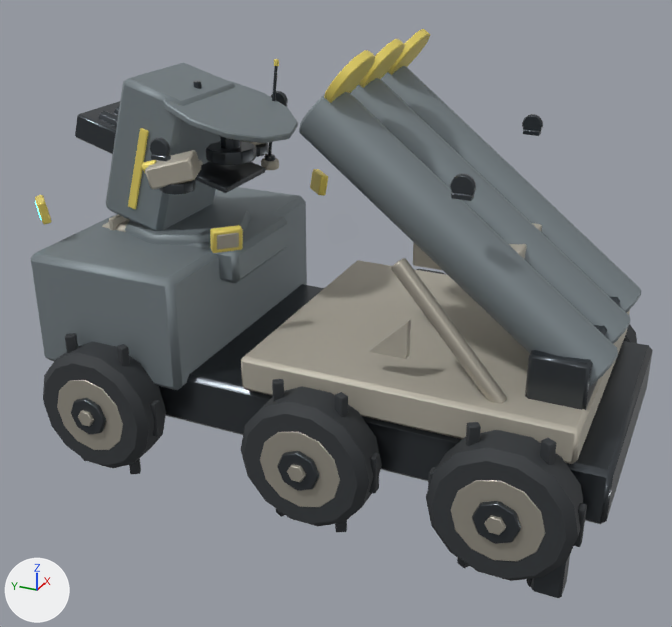
What one commit did to the FBX model unity/RogueCommandAssetAuthoring/Assets/RogueCommandExpansionSample/Models/SkyguardSAM.fbx.
One viewpoint serves both versions: a 50 mm camera at (-4.99, -2.12, 3.43) aimed at (-0.16, 0.05, 1.01). The axes (+X, +Y, +Z) are drawn at lower left. The lights are the same throughout. The picture after the commit comes second.

In view in the first picture: 'SkyguardSAM_Batch_Gunmetal', 'SkyguardSAM_Batch_LightArmor', 'SkyguardSAM_Batch_PrimaryArmor', 'SkyguardSAM_Batch_Tread', 'SkyguardSAM_Batch_Warning', 'SkyguardSAM_Batch_WheelRim'.
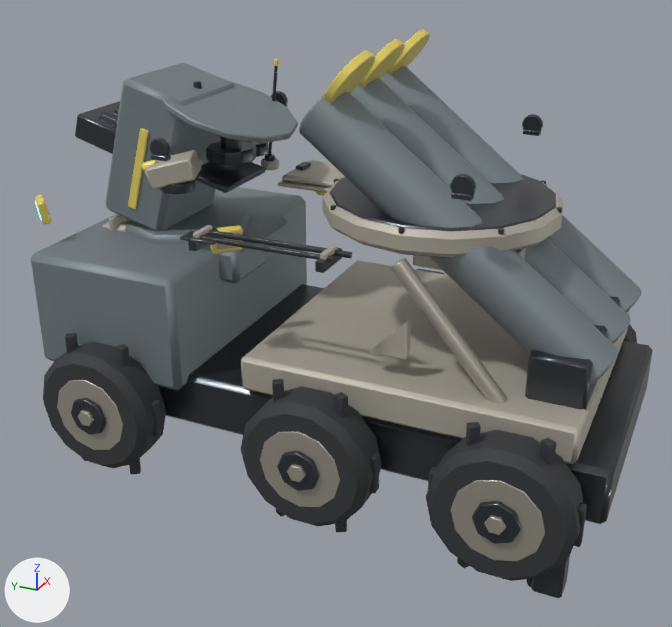
Diff of the bpy script that builds the scene:
```diff
--- a/unity/RogueCommandAssetAuthoring/Assets/RogueCommandExpansionSample/Models/SkyguardSAM.fbx.py
+++ b/unity/RogueCommandAssetAuthoring/Assets/RogueCommandExpansionSample/Models/SkyguardSAM.fbx.py
@@ me_cube_081 @@
-me_cube_081.from_pydata(...)  # 684 vertices, 718 faces; spans x -0.86..0.86, y -0.98..2.5, z -0.43..1.14
+me_cube_081.from_pydata(...)  # 892 vertices, 924 faces; spans x -0.95..0.86, y -0.98..2.5, z -0.43..1.14
+# me_cube_081 part 1: the loose piece of 24 vertices spanning x -0.86..0.86, y -0.98..0.98, z -0.11..0.11 is copied, and the copy is scaled about its middle by (0.0866, 0.0162, 0.165), then moved by (-0.88, 0.39, 0.85); it spans x -0.95..-0.81, y 0.37..0.41, z 0.83..0.87
+# me_cube_081 part 2: the loose piece of 24 vertices spanning x -0.31..0.31, y 1.96..2.33, z 0.28..0.58 is copied, and the copy is scaled about its middle by (0.251, 0.0991, 0.133), then moved by (-0.88, -0.99, 0.42); it spans x -0.95..-0.81, y 1.13..1.17, z 0.83..0.87
+# me_cube_081 part 3: a new loose piece of 64 vertices spanning x -0.69..0.69, y -0.62..0.76, z 0.82..0.96, in mat_skyguardsam_lightarmor (grey #b8b3a6)
+# me_cube_081 part 4: a new loose piece of 24 vertices spanning x 0.15..0.61, y 0.71..1.23, z 0.82..0.84, in mat_skyguardsam_lightarmor (grey #b8b3a6)
+# me_cube_081 part 5: a new loose piece of 24 vertices spanning x 0.17..0.59, y 0.73..1.21, z 0.84..0.89, in mat_skyguardsam_lightarmor (grey #b8b3a6)
+# other edits to the shape of me_cube_081 do not show in these pictures
 me_cube_081.materials.append(mat_skyguardsam_lightarmor)
@@ me_cylinder_092 @@
-me_cylinder_092.from_pydata(...)  # 2472 vertices, 2590 faces; spans x -0.02..2.26, y -0.5..3.16, z -0.44..1.92
+me_cylinder_092.from_pydata(...)  # 3124 vertices, 3262 faces; spans x -0.02..2.26, y -0.5..3.16, z -0.44..1.92
+# me_cylinder_092 part 6: the loose piece of 24 vertices spanning x 0.37..0.43, y 2.1..2.21, z 1.54..1.57 is copied, and the copy is scaled about its middle by (2.46, 0.551, 0.765), then moved by (1.1, -0.35, -0.29); it spans x 1.44..1.56, y 1.78..1.84, z 1.26..1.28
+# me_cylinder_092 part 7: the loose piece of 24 vertices spanning x 0.47..1.77, y -0.3..0.01, z 0.44..0.74 is copied, and the copy is scaled about its middle by (0.176, 0.152, 0.2), then moved by (-0.88, 1.19, 0.59); it spans x 0.13..0.36, y 1.02..1.07, z 1.14..1.2
+# me_cylinder_092 part 8: the loose piece of 48 vertices spanning x 1.06..1.18, y 2.06..2.19, z 1.44..1.66 is copied, and the copy is multiplied about its middle by the matrix ((0.239, 0.0, 0.0), (0.0, 0.0, -3.905), (0.0, 0.239, 0.0)), then moved by (-0.92, -0.7, -0.35); it spans x 0.18..0.21, y 1.01..1.84, z 1.18..1.22
+# me_cylinder_092 part 9: the loose piece of 24 vertices spanning x 0.37..0.43, y 2.1..2.21, z 1.54..1.57 is copied, and the copy is scaled about its middle by (2.29, 2.1, 0.6), then moved by (-0.2, -0.37, -0.36); it spans x 0.14..0.25, y 1.68..1.89, z 1.19..1.21
+# me_cylinder_092 part 10: the loose piece of 48 vertices spanning x 0.24..2.0, y 1.14..1.25, z -0.11..-0.01 is copied, and the copy is turned -90 degrees about the z axis through its middle and scaled by 0.498, then moved by (-0.83, 0.18, 1.26); it spans x 0.27..0.31, y 0.94..1.81, z 1.18..1.22
+# me_cylinder_092 part 11: a new loose piece of 64 vertices spanning x 0.47..1.77, y 0.07..1.38, z 1.17..1.34, in mat_skyguardsam_gunmetal (dark grey #4b5055)
+# me_cylinder_092 part 12: a new loose piece of 24 vertices spanning x 0.13..0.36, y 1.78..1.83, z 1.14..1.2, in mat_skyguardsam_gunmetal (dark grey #4b5055)
+# other edits to the shape of me_cylinder_092 do not show in these pictures
 me_cylinder_092.materials.append(mat_skyguardsam_gunmetal)
```

Where the change shows, as pixel boxes [x1, y1, x2, y2] in the pictures (672 x 627 px):
part 1 of me_cube_081, added: after [320, 245, 338, 260]
part 2 of me_cube_081, added: after [193, 225, 212, 238]
part 3 of me_cube_081, added: after [322, 179, 563, 258]
part 4 of me_cube_081, added: after [278, 180, 330, 192]
part 5 of me_cube_081, added: after [282, 160, 345, 188]
part 6 of me_cylinder_092, added: after [296, 162, 311, 170]
part 7 of me_cylinder_092, added: after [315, 248, 342, 273]
part 8 of me_cylinder_092, added: after [192, 234, 333, 262]
part 9 of me_cylinder_092, added: after [180, 231, 223, 245]
part 10 of me_cylinder_092, added: after [209, 230, 352, 258]
part 11 of me_cylinder_092, added: after [330, 174, 556, 258]
part 12 of me_cylinder_092, added: after [188, 228, 217, 251]
